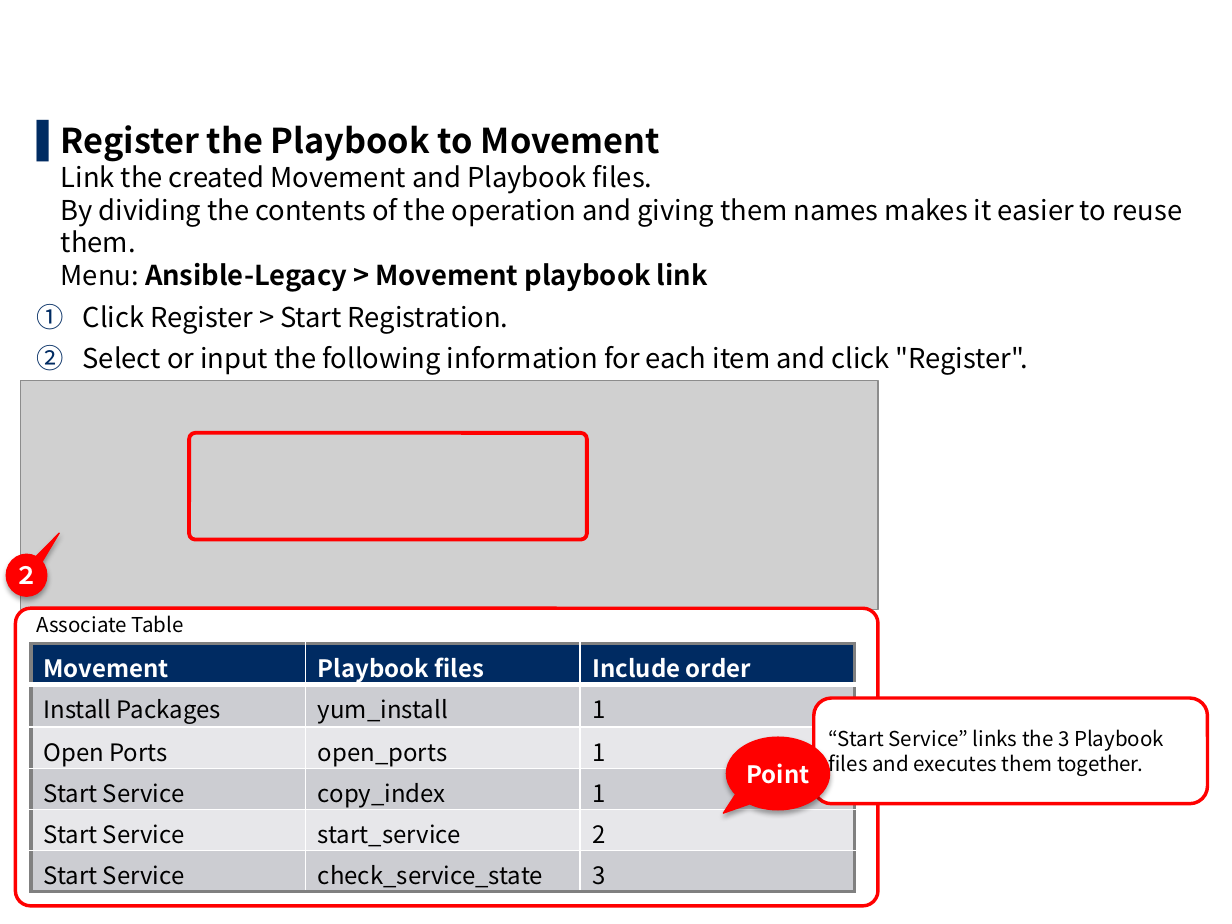
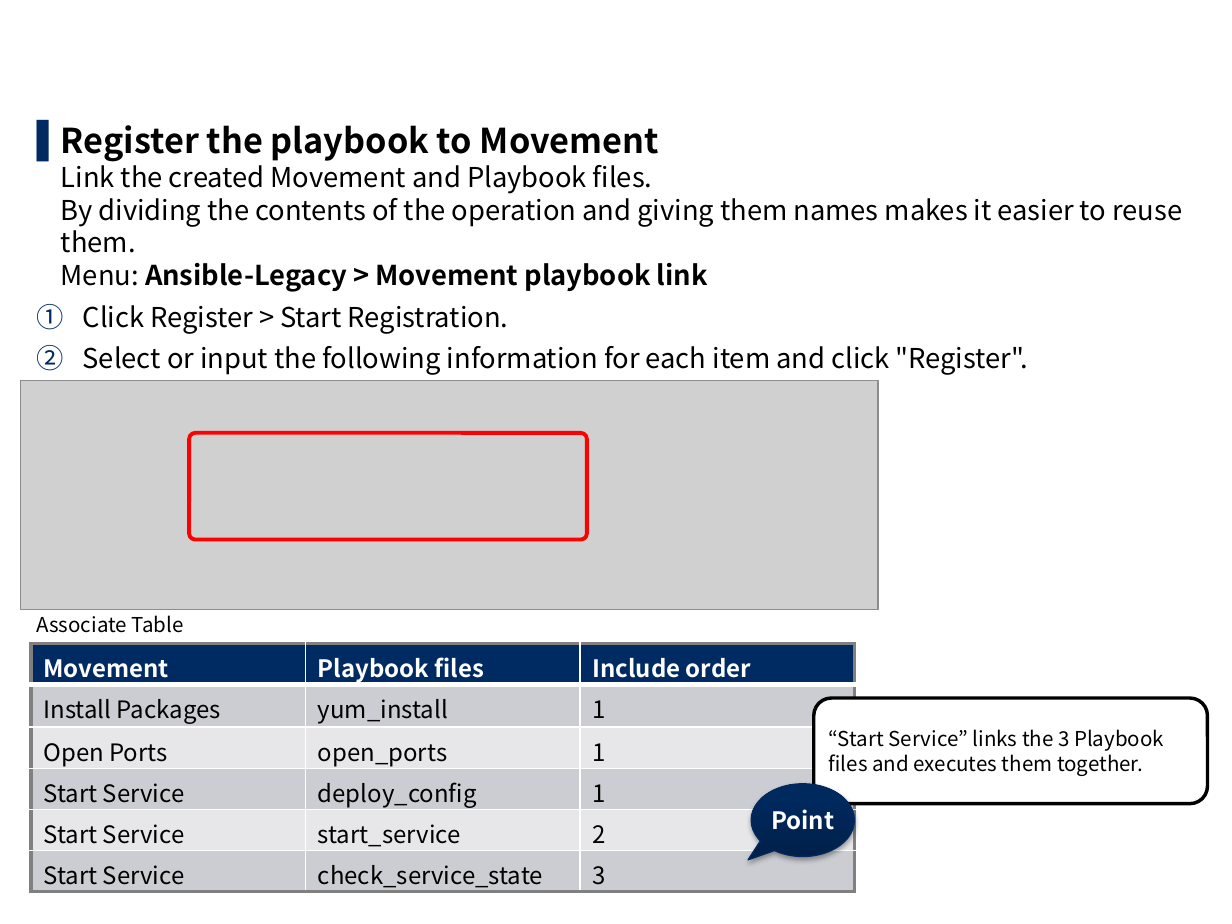
Before and after one commit to exastro-suite/it-automation-docs, a slide deck: slide 14 of asset/Learn/ITA-Ansible-Driver_en_practice.pptx (slide 13 before the commit). Drawn at 1232x924 pixels with LibreOffice and Linux fonts; fonts in the diff are those of the drawing; grey boxes stand for pictures; background and template pictures are left out. Boxes give left, top, right and bottom in pixels: in the first picture for what was removed or moved away, otherwise in the second. Text is boxed around its words. In the diff, an @@ line names an element or a change of style, - is before the commit and + after.

```diff
--- a/asset/Learn/ITA-Ansible-Driver_en_practice.pptx
+++ b/asset/Learn/ITA-Ansible-Driver_en_practice.pptx
@@ text at (61,125,1183,375): paragraph added @@
+star
@@ text at (61,125,1183,292): text changed @@
-▌ Register the Playbook to Movement
-  Link the created Movement and Playbook files.
-  By dividing the contents of the operation and giving them names makes it easier to reuse them.
-  Menu: Ansible-Legacy > Movement playbook link
+▌ Register the playbook to Movement
+  Link the created Movement and Playbook files.
+  By dividing the contents of the operation and giving them names makes it easier to reuse them.
+  Menu: Ansible-Legacy > Movement playbook link
@@ speech bubble removed at (6,554,47,596) @@
-２
@@ rounded rectangle removed at (16,609,878,907) @@
@@ table at (31,643,855,895) @@
-row 4, column 2: copy_index
+row 4, column 2: deploy_config
@@ rounded rectangle "“Start Service” links the 3 ..." at (814,699,1209,804): outline #FF0000 2 pt to #000000 2 pt @@
@@ speech bubble "Point": place and size @@
-speech bubble "Point" at (727,737,830,809)
+speech bubble "Point" at (752,784,855,856)
@@ speech bubble "Point" at (752,784,855,856): fill #FF0000 to gradient #002049 to #002A5F; outline #FF0000 0.75 pt to #002A60 0.75 pt @@
```
Also in this commit, not shown: 61 other slides changed, 3 slides added, 7 other files.
